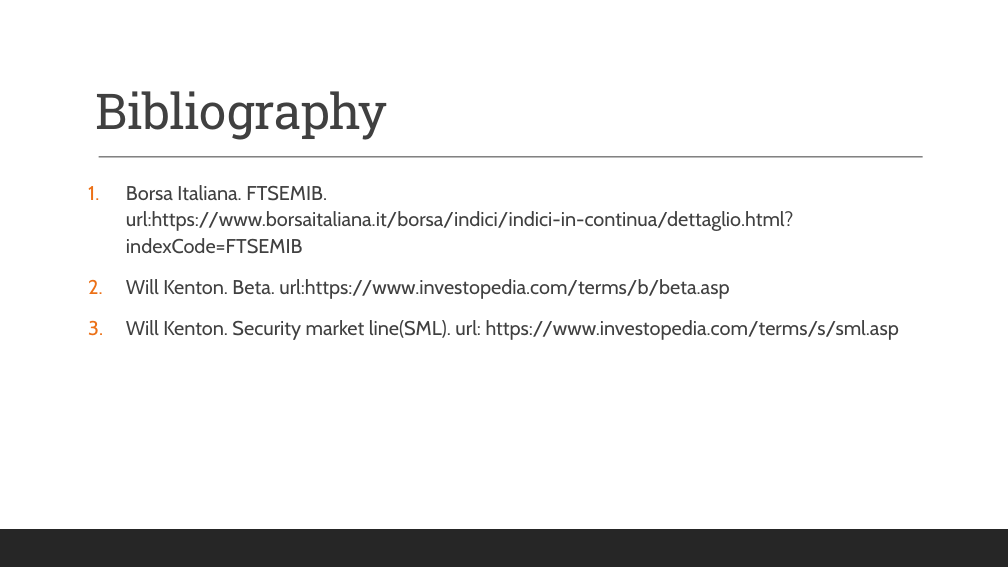
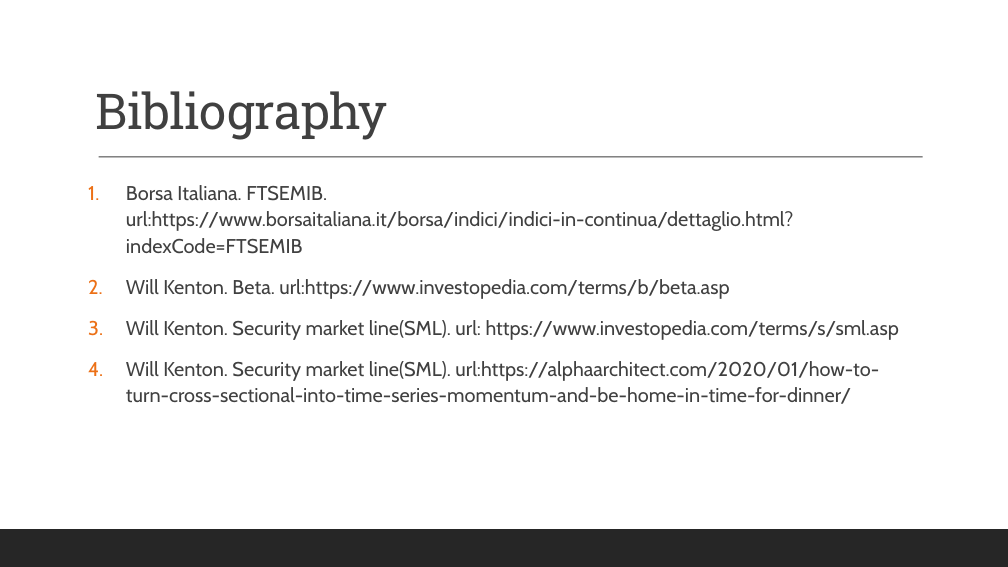
Before and after one commit to Blowdire/Progetto, a slide deck: slide 8 of Report/Financial Market Analytics Project pres.odp. Drawn at 1008x567 pixels with LibreOffice and Linux fonts; fonts in the diff are those of the drawing. Boxes give left, top, right and bottom in pixels: in the first picture for what was removed or moved away, otherwise in the second. Text is boxed around its words. In the diff, an @@ line names an element or a change of style, - is before the commit and + after.

Commit message:
ddp

```diff
--- a/Report/Financial Market Analytics Project pres.odp
+++ b/Report/Financial Market Analytics Project pres.odp
@@ text at [126, 361, 879, 404]: paragraph added @@
+4. Will Kenton. Security market line(SML). url:https://alphaarchitect.com/2020/01/how-to-turn-cross-sectional-into-time-series-momentum-and-be-home-in-time-for-dinner/
```
Also in this commit, not shown: 1 slide added, 1 slide removed.
